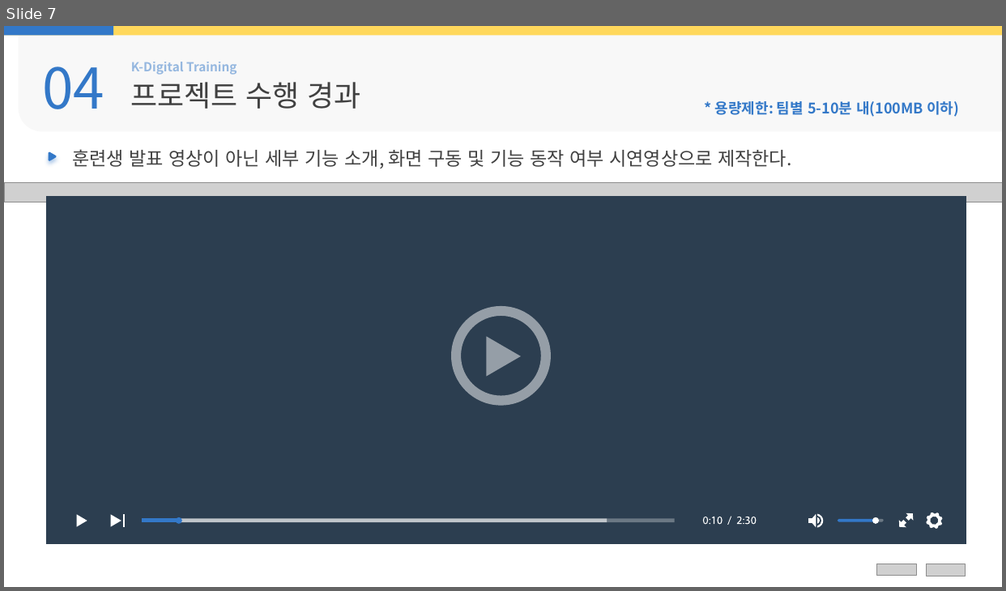
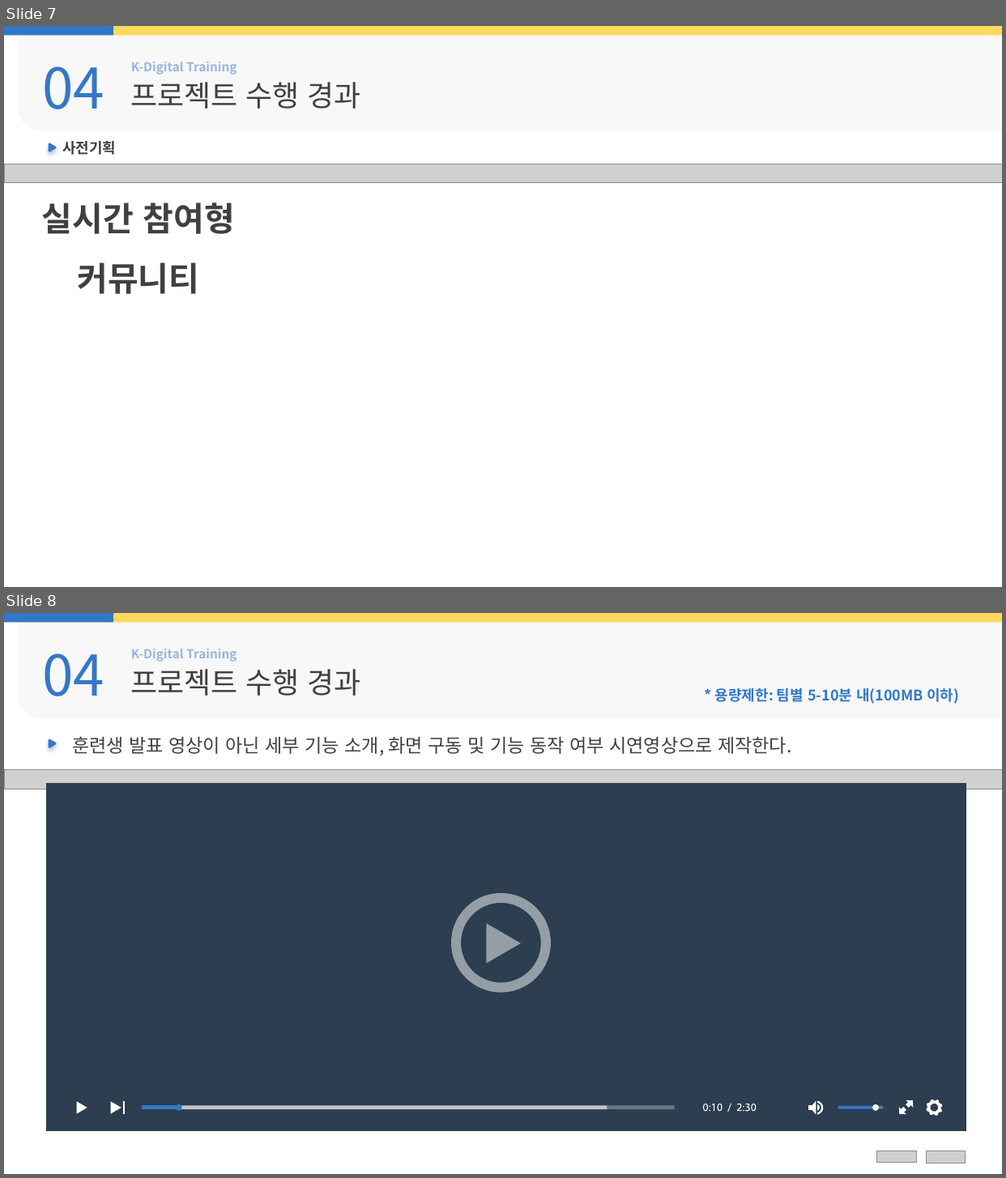
Before and after one commit to ekaxoddltka-source/flaskproject, a slide deck: html변환전/ppt/01.중간발표양식.pptx. Shown one above the other, each under a label of ours: slide 7 before the commit, slides 7 and 8 after it. The pictures are 1006x591 and 1006x1178 pixels, drawn with LibreOffice and Linux fonts; fonts in the diff are those of the drawing; grey boxes stand for pictures; background and template pictures are left out. Boxes give left, top, right and bottom in pixels: in the first picture for what was removed or moved away, otherwise in the second. Text is boxed around its words. In the diff, an @@ line names an element or a change of style, - is before the commit and + after.

```diff
--- a/html변환전/ppt/01.중간발표양식.pptx
+++ b/html변환전/ppt/01.중간발표양식.pptx
@@ slide 7 added at [4, 26, 1002, 587], background #FFFFFF @@
@@ rectangle added at [4, 26, 1002, 35], fill #FFD85C @@
@@ rectangle added at [4, 26, 113, 35], fill #3378C8 @@
@@ round rect added at [19, 32, 1002, 132], fill #F2F2F2 at 50% opacity @@
@@ text added at [42, 66, 104, 109], 54 pt, text #3378C8 @@
+04
@@ text added at [131, 62, 236, 75], 12 pt, text #3378C8 at 50% opacity, bold @@
+K-Digital Training
@@ text added at [131, 82, 361, 109], 28 pt, text #404040 @@
+프로젝트 수행 경과
@@ freeform shape added at [49, 143, 57, 152], fill #3378C8 @@
@@ text added at [62, 141, 116, 155], 14 pt, text #404040, bold @@
+사전기획
@@ picture added at [4, 164, 1002, 183] @@
@@ text added at [42, 203, 235, 294], 32 pt, text #404040, bold @@
+실시간 참여형
+커뮤니티
@@ what was slide 7 is now slide 8 @@
```
Also in this commit, not shown: 5 slides changed, 1 other file.
